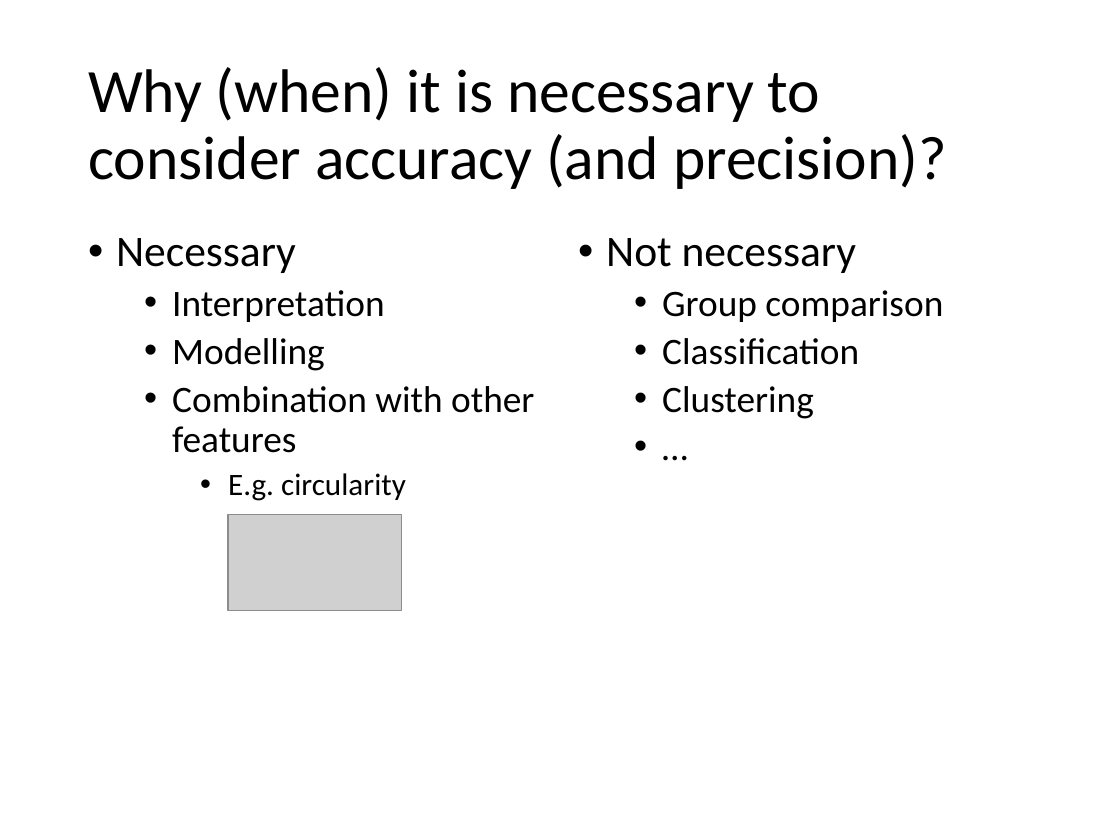
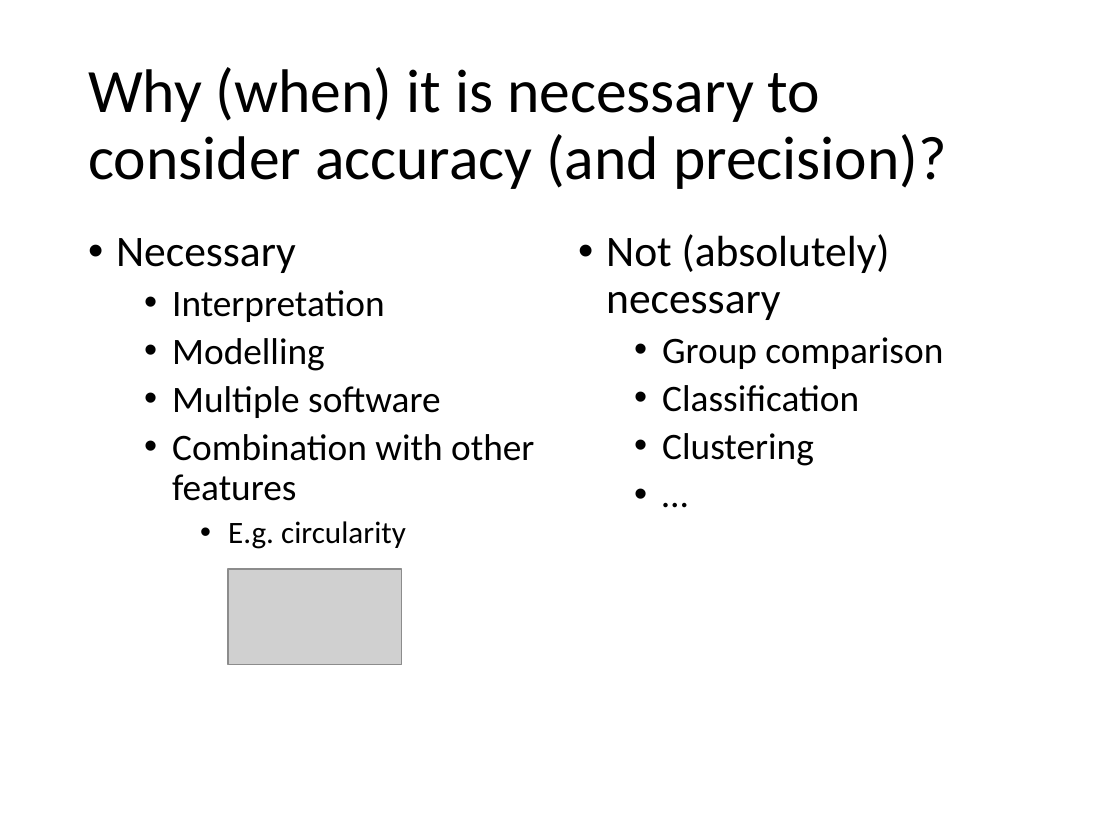
Before and after one commit to dlegland/image-analysis-practical-2023, a slide deck: slide 5 of practical/manual/ImageAnalysis-practical.pptx. Drawn at 1120x840 pixels with LibreOffice and Linux fonts; fonts in the diff are those of the drawing; grey boxes stand for pictures. Boxes give left, top, right and bottom in pixels: in the first picture for what was removed or moved away, otherwise in the second. Text is boxed around its words. In the diff, an @@ line names an element or a change of style, - is before the commit and + after.

```diff
--- a/practical/manual/ImageAnalysis-practical.pptx
+++ b/practical/manual/ImageAnalysis-practical.pptx
@@ text at [606,234,890,320]: text changed @@
-• Not necessary
+• Not (absolutely) necessary
@@ text at [172,386,440,418]: paragraph added @@
+  • Multiple software
@@ picture: place and size @@
-picture at [228,514,402,609]
+picture at [228,569,402,664]
```
Also in this commit, not shown: 3 other slides changed.
